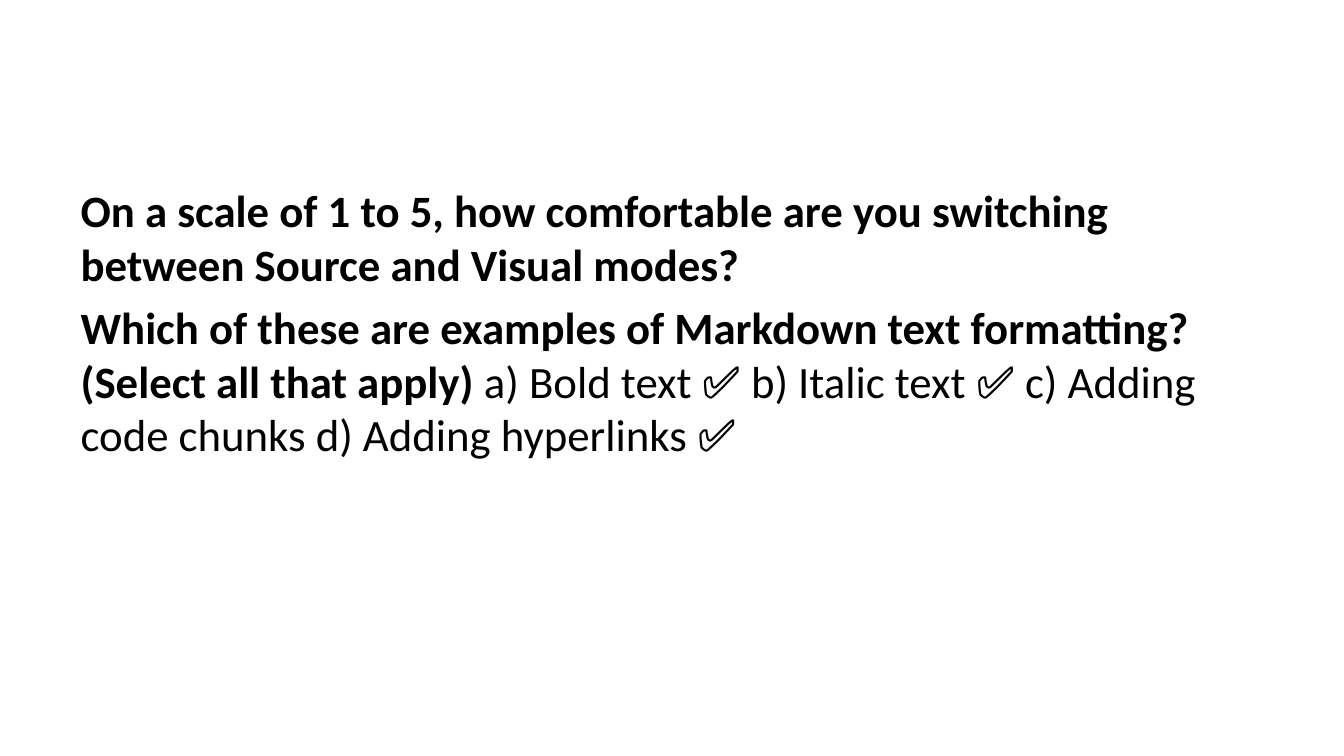
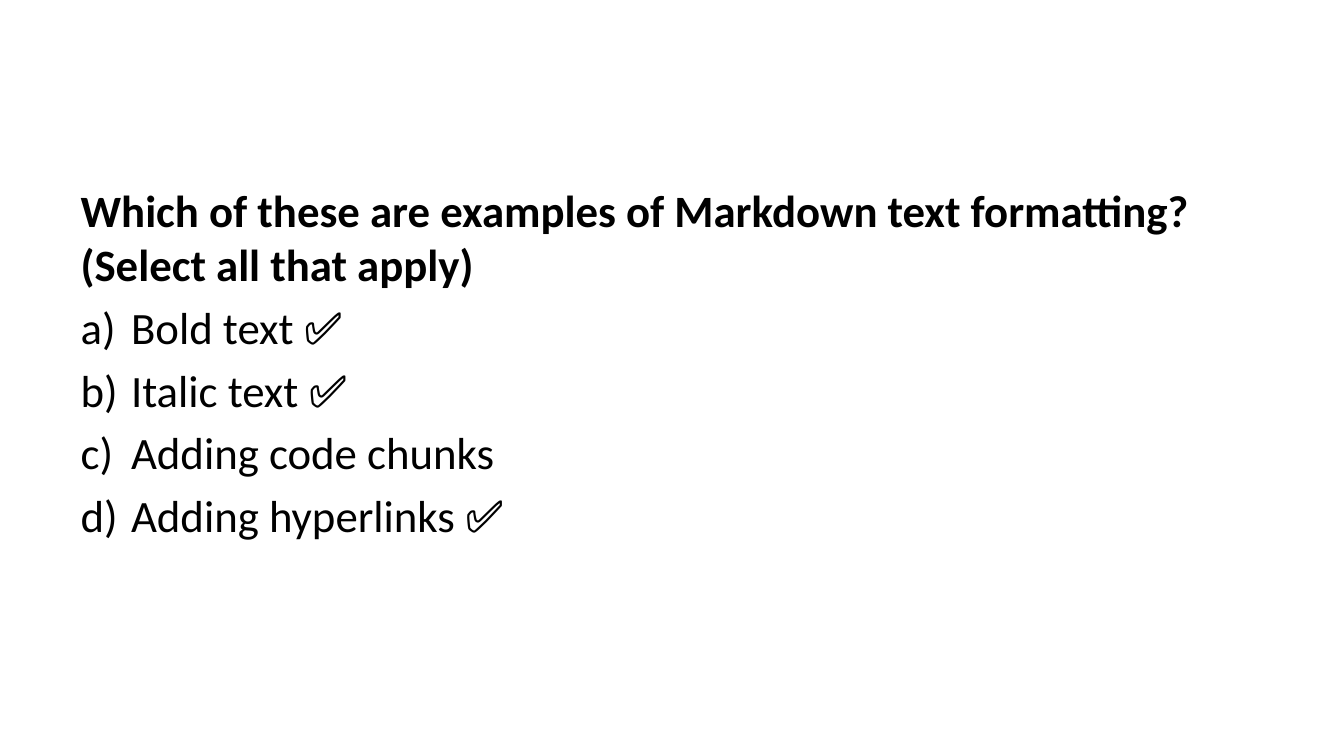
Before and after one commit to lmu-osc/train-the-trainer-student-track-OS, a slide deck: slide 86 of _site/materials/OS-M3/OS-M3-S6-Quarto/OS-M3-S6-Quarto-slides.pptx (slide 83 before the commit). Drawn at 1344x756 pixels with LibreOffice and Linux fonts; fonts in the diff are those of the drawing. Boxes give left, top, right and bottom in pixels: in the first picture for what was removed or moved away, otherwise in the second. Text is boxed around its words. In the diff, an @@ line names an element or a change of style, - is before the commit and + after.

```diff
--- a/_site/materials/OS-M3/OS-M3-S6-Quarto/OS-M3-S6-Quarto-slides.pptx
+++ b/_site/materials/OS-M3/OS-M3-S6-Quarto/OS-M3-S6-Quarto-slides.pptx
@@ text at box(81, 195, 1189, 540): text changed @@
-On a scale of 1 to 5, how comfortable are you switching between Source and Visual modes?
-Which of these are examples of Markdown text formatting? (Select all that apply) a) Bold text ✅ b) Italic text ✅ c) Adding code chunks d) Adding hyperlinks ✅
+Which of these are examples of Markdown text formatting? (Select all that apply)
+a) Bold text ✅
+b) Italic text ✅
+c) Adding code chunks
+d) Adding hyperlinks ✅
```
Also in this commit, not shown: 72 other slides changed, 7 slides added, 4 slides removed, 39 other files.
